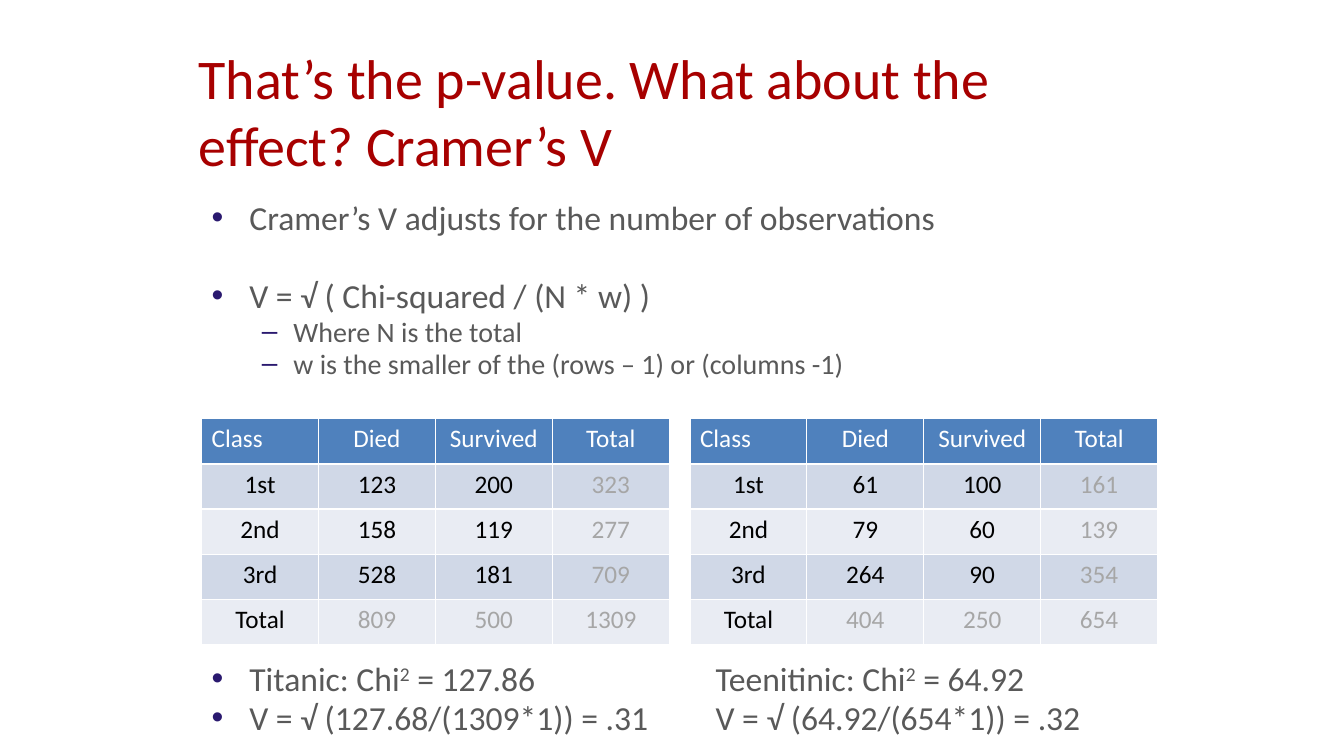
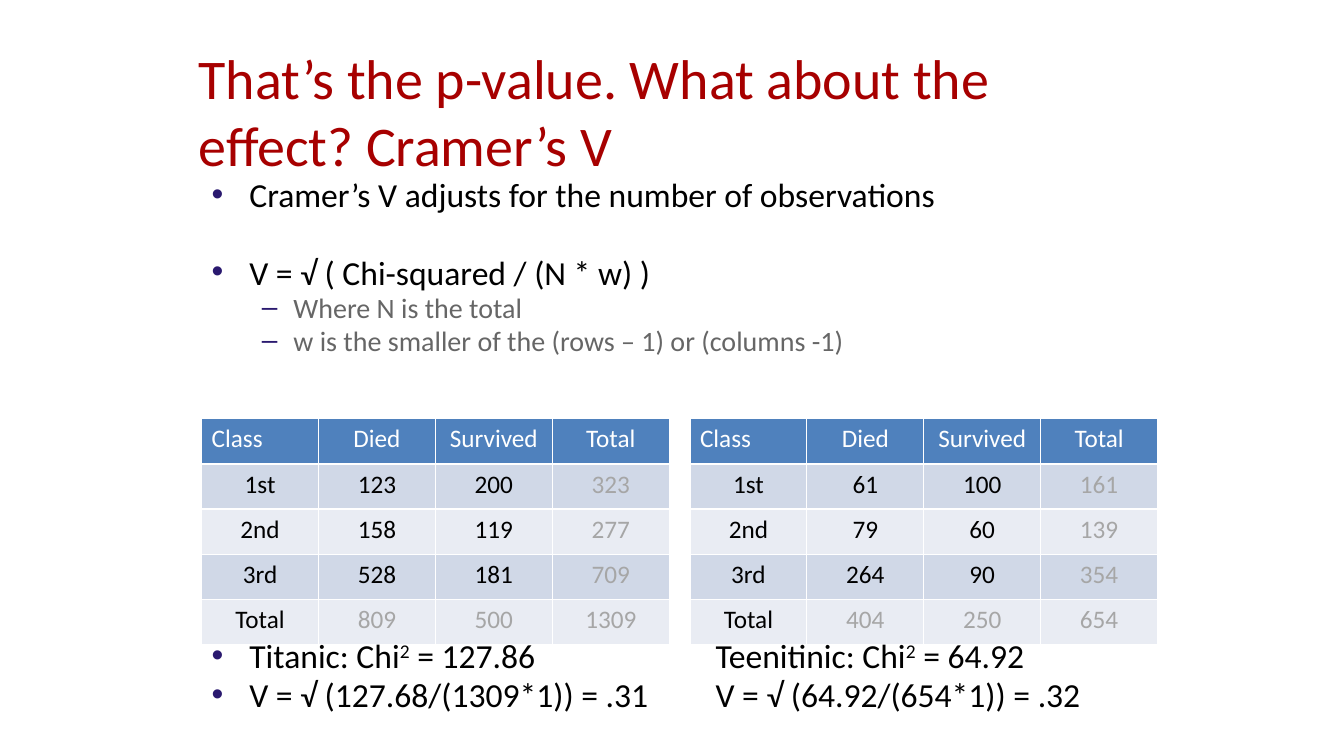
Before and after one commit to M1V0/FASS512, a slide deck: slide 29 of Week7/Week_7.pptx. Drawn at 1344x756 pixels with LibreOffice and Linux fonts; fonts in the diff are those of the drawing; background and template pictures are left out. Boxes give left, top, right and bottom in pixels: in the first picture for what was removed or moved away, otherwise in the second. Text is boxed around its words. In the diff, an @@ line names an element or a change of style, - is before the commit and + after.

```diff
--- a/Week7/Week_7.pptx
+++ b/Week7/Week_7.pptx
@@ text "Cramer’s V adjusts for the ...": place and size @@
-text "Cramer’s V adjusts for the ..." at [249,206,1080,735]
+text "Cramer’s V adjusts for the ..." at [249,183,1080,712]
@@ text "Cramer’s V adjusts for the ..." at [249,183,1080,712]: text colour #595959 to #000000 in "Cramer’s V adjusts for the number of ...", "V = √ ( Chi-squared / (N ...", "Titanic: Chi2 = 127.86 Teenitinic: Chi2 = ...", "V = √ (127.68/(1309*1)) = .31 V ..."; text colour #595959 to #666666 in "Where N is the total", "w is the smaller of the (rows ..." @@
```
Also in this commit, not shown: 11 other slides changed, 54 other files.
